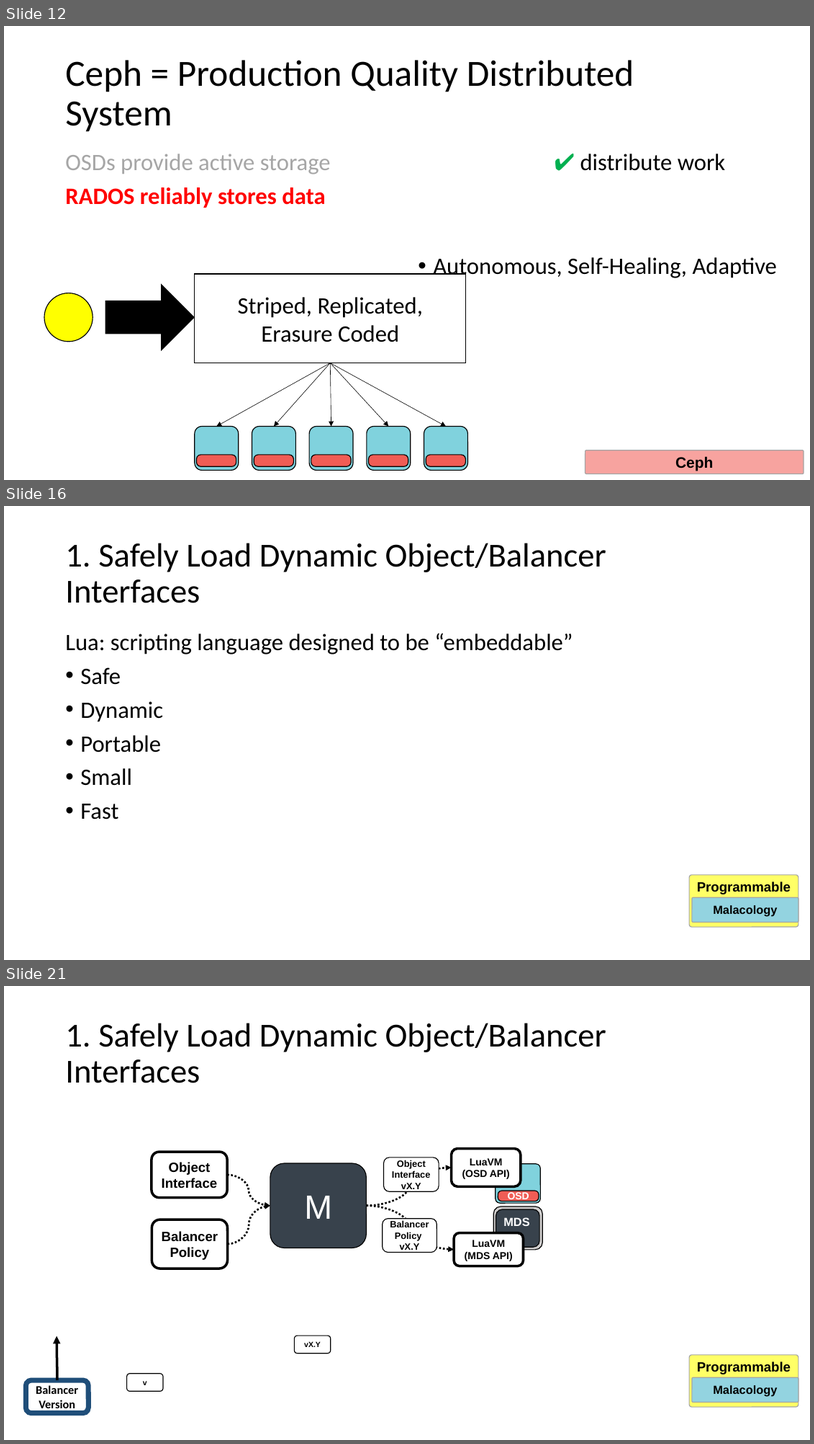
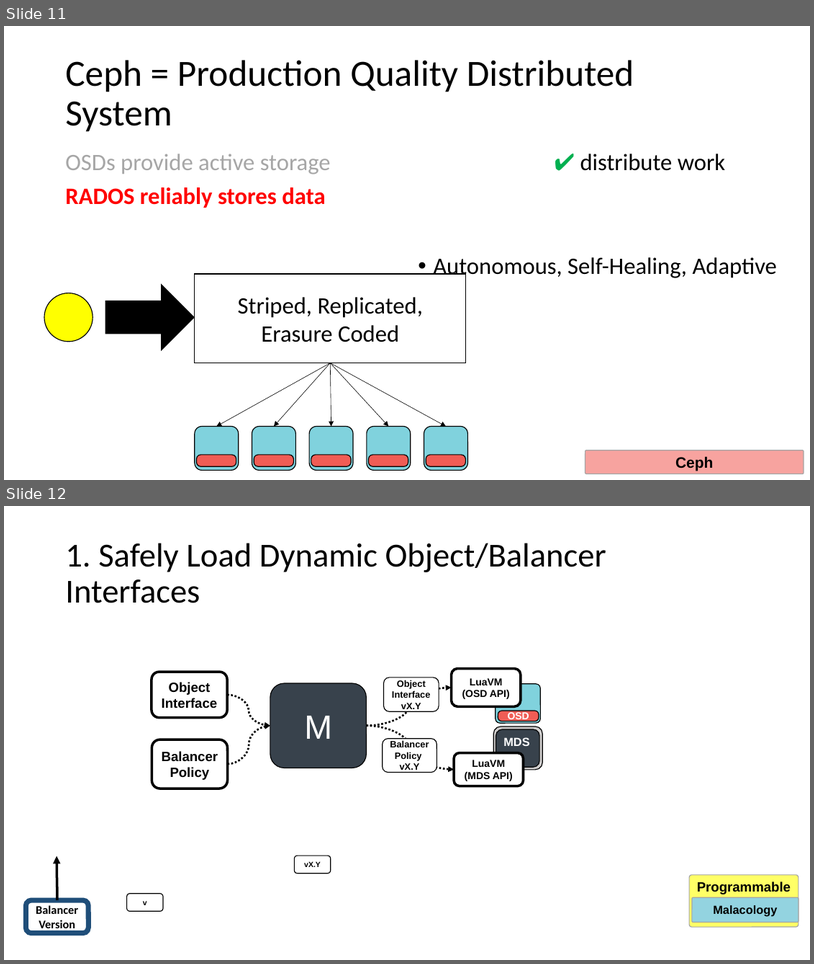
Before and after one commit to michaelsevilla/malacology-popper, a slide deck: paper/figures/figures.pptx. Shown one above the other, each under a label of ours: slides 12, 16 and 21 before the commit, slides 11 and 12 after it; the slides between them are not shown. The pictures are 814x1444 and 814x964 pixels, drawn with LibreOffice and Linux fonts; fonts in the diff are those of the drawing; background and template pictures are left out. Boxes give left, top, right and bottom in pixels: in the first picture for what was removed or moved away, otherwise in the second. Text is boxed around its words. In the diff, an @@ line names an element or a change of style, - is before the commit and + after.

```diff
--- a/paper/figures/figures.pptx
+++ b/paper/figures/figures.pptx
@@ slide 16 removed at (x1=4, y1=506, x2=810, y2=960), background #FFFFFF; not listed: 2 template elements that a slide beside it also shows @@
@@ title removed at (x1=65, y1=543, x2=607, y2=603) @@
-1. Safely Load Dynamic Object/Balancer Interfaces
@@ text removed at (x1=65, y1=633, x2=573, y2=819) @@
-Lua: scripting language designed to be “embeddable”
-• Safe
-• Dynamic
-• Portable
-• Small
-• Fast
@@ what was slide 12 is now slide 11 @@
@@ what was slide 21 is now slide 12 @@
```
Also in this commit, not shown: 2 slides added, 27 other slides removed, 3 other files.
